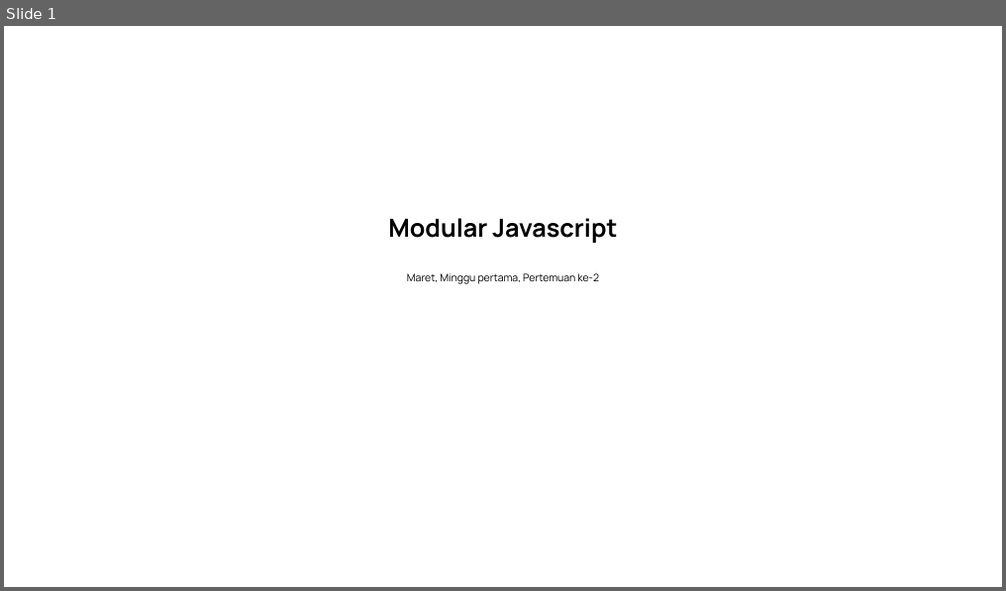
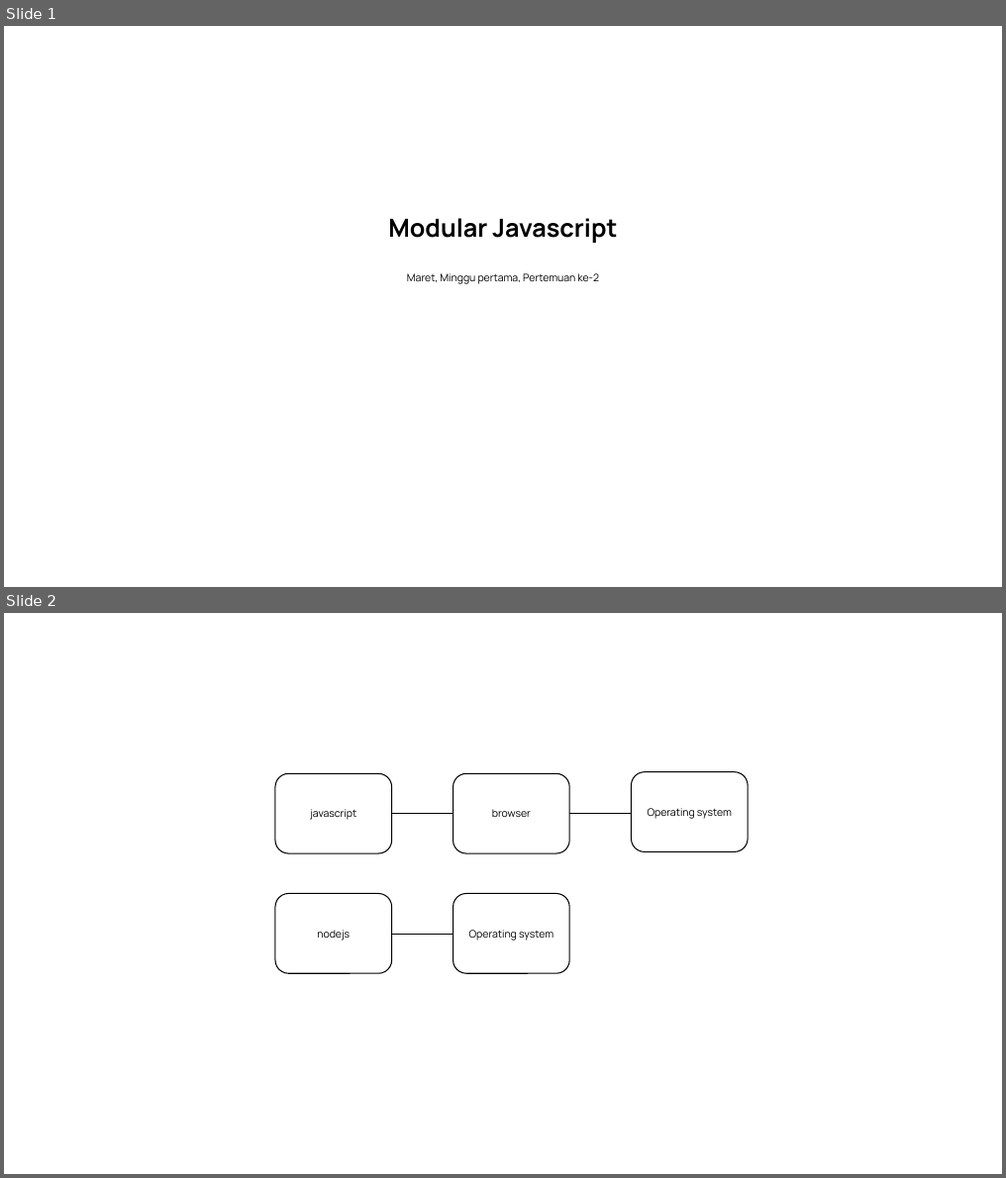
Before and after one commit to saddam-satria/learning-material, a slide deck: march/week-1/meeting-3/PPT.pptx. Shown one above the other, each under a label of ours: slide 1 before the commit, slides 1 and 2 after it. The pictures are 1006x591 and 1006x1178 pixels, drawn with LibreOffice and Linux fonts; fonts in the diff are those of the drawing. Boxes give left, top, right and bottom in pixels: in the first picture for what was removed or moved away, otherwise in the second. Text is boxed around its words. In the diff, an @@ line names an element or a change of style, - is before the commit and + after.

```diff
--- a/march/week-1/meeting-3/PPT.pptx
+++ b/march/week-1/meeting-3/PPT.pptx
@@ slide 2 added at (4, 613, 1002, 1174), background #FFFFFF @@
@@ rounded rectangle added at (275, 774, 392, 854), fill #FFFFFF, outline #000000 1 pt, 10 pt, text #000000 @@
+javascript
@@ rounded rectangle added at (453, 774, 570, 854), fill #FFFFFF, outline #000000 1 pt, 10 pt, text #000000 @@
+browser
@@ rounded rectangle added at (632, 772, 748, 853), fill #FFFFFF, outline #000000 1 pt, 10 pt, text #000000 @@
+Operating system
@@ line added from (392, 814) to (453, 814), #000000 0.5 pt @@
@@ line added from (570, 814) to (632, 814), #000000 0.5 pt @@
@@ rounded rectangle added at (275, 894, 392, 973), fill #FFFFFF, outline #000000 1 pt, 10 pt, text #000000 @@
+nodejs
@@ rounded rectangle added at (453, 894, 570, 973), fill #FFFFFF, outline #000000 1 pt, 10 pt, text #000000 @@
+Operating system
@@ line added from (392, 934) to (453, 934), #000000 0.5 pt @@
```
Also in this commit, not shown: 11 other files.
